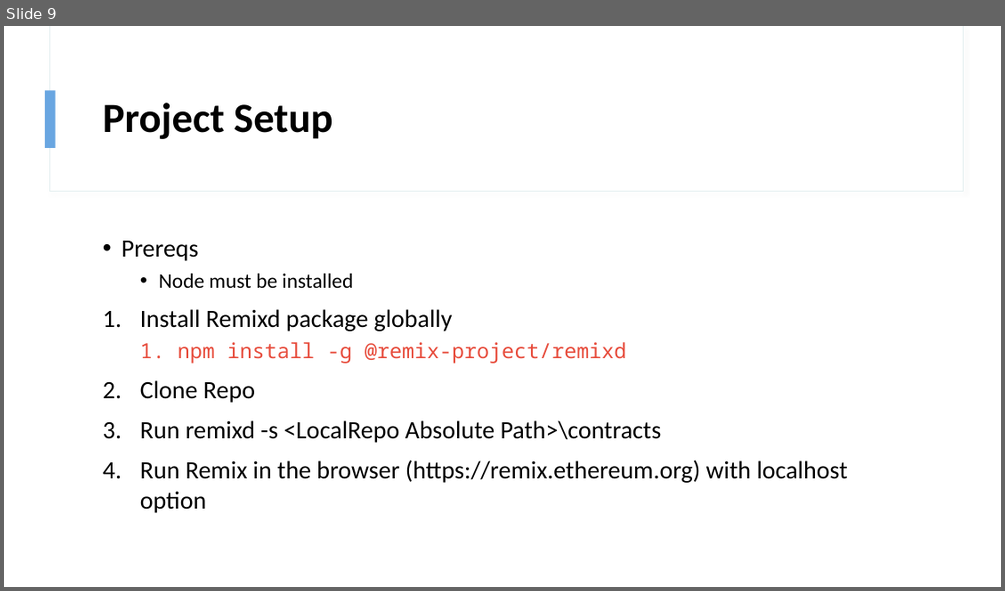
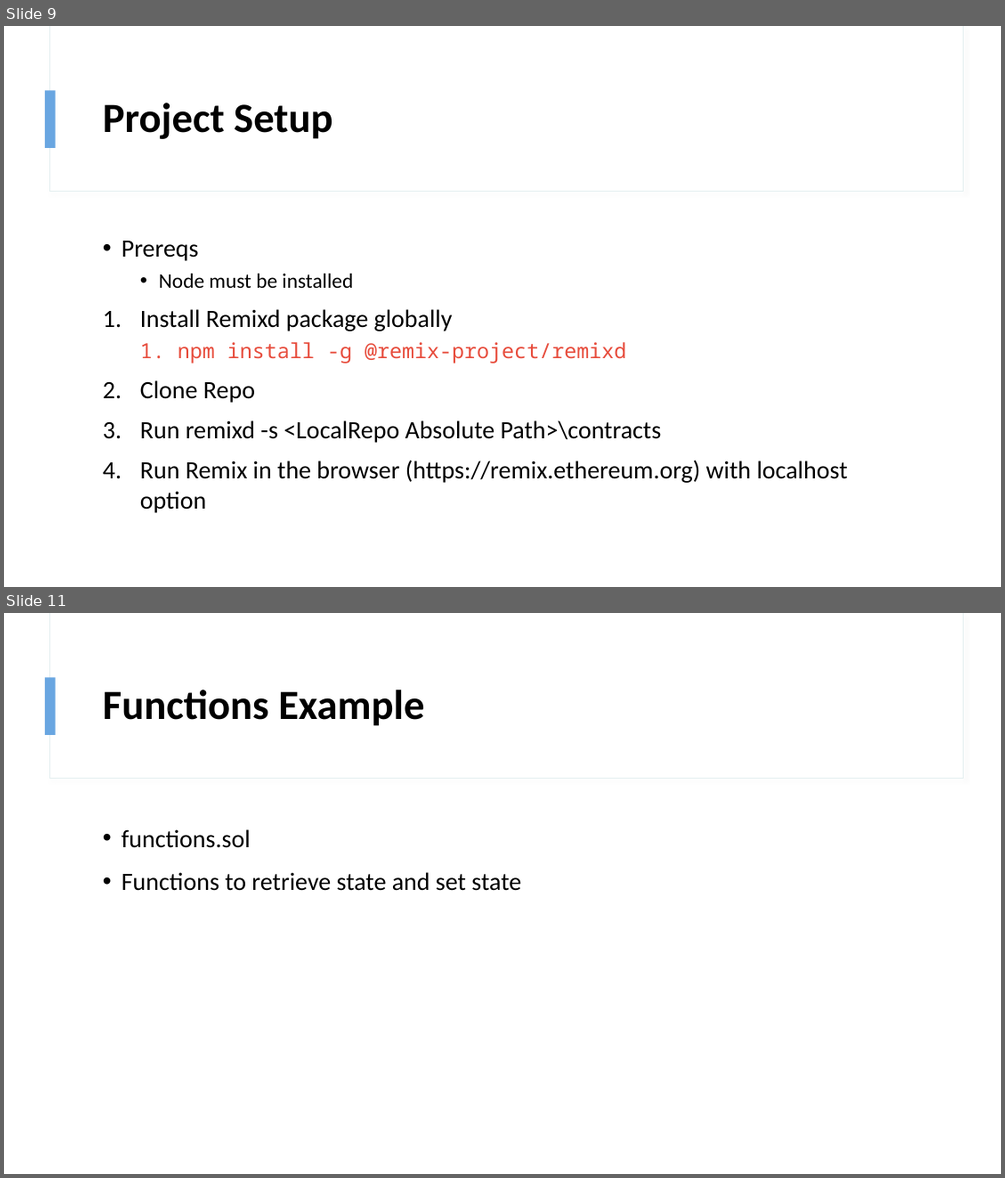
Before and after one commit to zmeghji/YourFirstERC20Token, a slide deck: Creating Your First ERC 20 Token!.pptx. Shown one above the other, each under a label of ours: slide 9 before the commit, slides 9 and 11 after it; the slides between them are not shown. The pictures are 1005x591 and 1005x1178 pixels, drawn with LibreOffice and Linux fonts; fonts in the diff are those of the drawing. Boxes give left, top, right and bottom in pixels: in the first picture for what was removed or moved away, otherwise in the second. Text is boxed around its words. In the diff, an @@ line names an element or a change of style, - is before the commit and + after.

Commit message:
added code examples +exercises

```diff
--- a/Creating Your First ERC 20 Token!.pptx
+++ b/Creating Your First ERC 20 Token!.pptx
@@ slide 11 added at bbox=[4, 613, 1001, 1174], background #FFFFFF; not listed: 3 template elements that a slide beside it also shows @@
@@ title added at bbox=[103, 690, 424, 726], 40 pt, text #000000, bold @@
+Functions Example
@@ text added at bbox=[121, 829, 521, 891], 24 pt, text #000000 @@
+• functions.sol
+• Functions to retrieve state and set state
```
Also in this commit, not shown: 1 slide changed, 4 other slides added, 1 slide removed, 6 other files.
